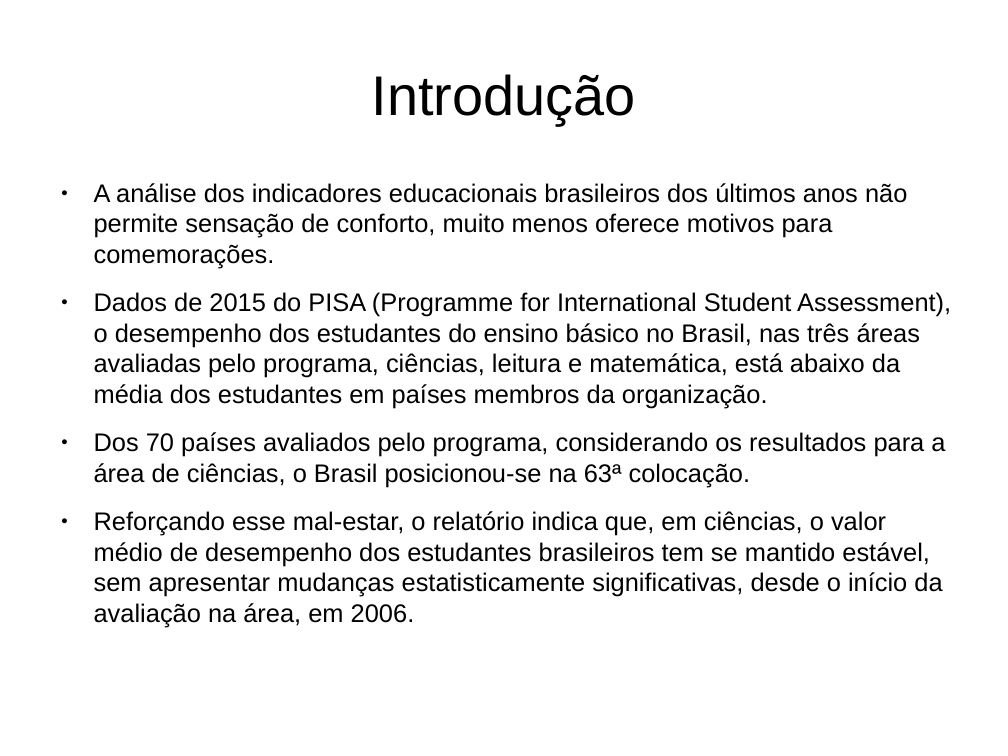
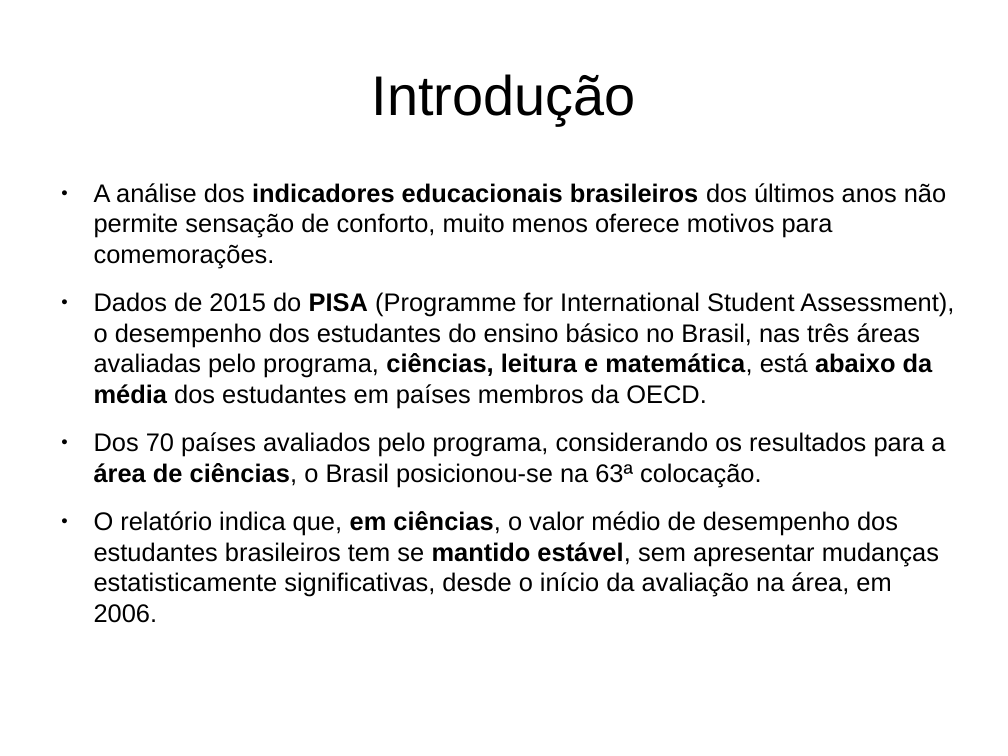
Before and after one commit to alexandre-costa-81/mpdc, a slide deck: slide 2 of mineracao-de-dados-educacionais-nos-resultados-do-enem-de-2015.odp. Drawn at 1008x756 pixels with LibreOffice and Linux fonts; fonts in the diff are those of the drawing. Boxes give left, top, right and bottom in pixels: in the first picture for what was removed or moved away, otherwise in the second. Text is boxed around its words. In the diff, an @@ line names an element or a change of style, - is before the commit and + after.

```diff
--- a/mineracao-de-dados-educacionais-nos-resultados-do-enem-de-2015.odp
+++ b/mineracao-de-dados-educacionais-nos-resultados-do-enem-de-2015.odp
@@ text at (x1=94, y1=183, x2=946, y2=487): bold on in "indicadores educacionais brasileiros", "área de ciências," @@
@@ text at (x1=94, y1=292, x2=954, y2=408): text changed @@
-● Dados de 2015 do PISA (Programme for International Student Assessment), o desempenho dos estudantes do ensino básico no Brasil, nas três áreas avaliadas pelo programa, ciências, leitura e matemática, está abaixo da média dos estudantes em países membros da organização.
+● Dados de 2015 do PISA (Programme for International Student Assessment), o desempenho dos estudantes do ensino básico no Brasil, nas três áreas avaliadas pelo programa, ciências, leitura e matemática, está abaixo da média dos estudantes em países membros da OECD.
@@ text at (x1=94, y1=511, x2=939, y2=623): text changed @@
-● Reforçando esse mal-estar, o relatório indica que, em ciências, o valor médio de desempenho dos estudantes brasileiros tem se mantido estável, sem apresentar mudanças estatisticamente significativas, desde o início da avaliação na área, em 2006.
+● O relatório indica que, em ciências, o valor médio de desempenho dos estudantes brasileiros tem se mantido estável, sem apresentar mudanças estatisticamente significativas, desde o início da avaliação na área, em 2006.
```
Also in this commit, not shown: 9 other slides changed, 2 other files.
